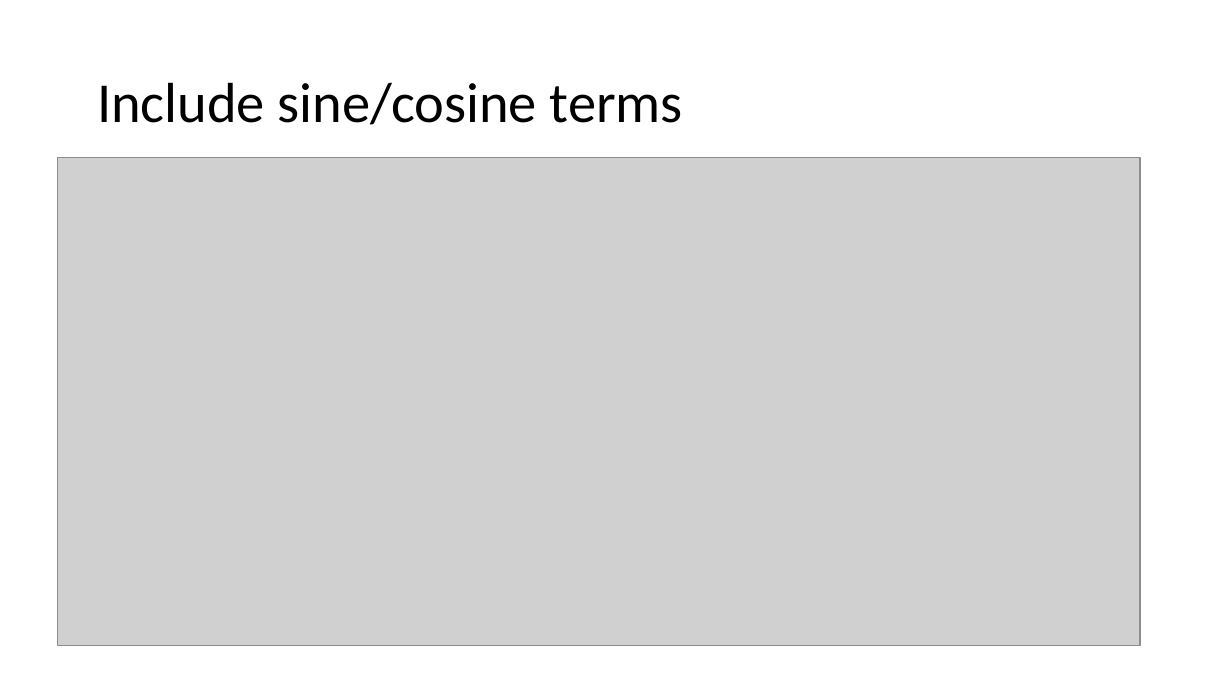
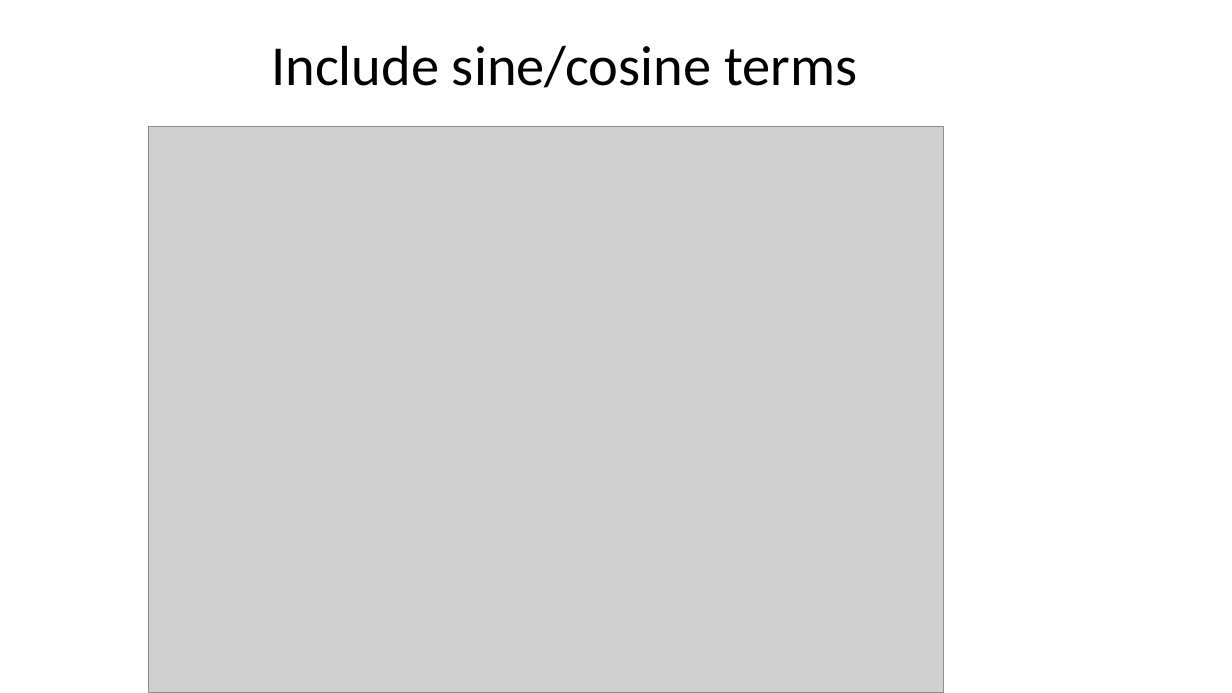
Before and after one commit to pengfeiliu371/EAS2655_S2023, a slide deck: slide 34 of slides/Week6.pptx (slide 33 before the commit). Drawn at 1232x693 pixels with LibreOffice and Linux fonts; fonts in the diff are those of the drawing; grey boxes stand for pictures. Boxes give left, top, right and bottom in pixels: in the first picture for what was removed or moved away, otherwise in the second. Text is boxed around its words. In the diff, an @@ line names an element or a change of style, - is before the commit and + after.

```diff
--- a/slides/Week6.pptx
+++ b/slides/Week6.pptx
@@ title "Include sine/cosine terms": place and size @@
-title "Include sine/cosine terms" at box(97, 82, 683, 125)
+title "Include sine/cosine terms" at box(271, 45, 857, 88)
@@ title "Include sine/cosine terms" at box(271, 45, 857, 88): alignment left to centre @@
@@ picture: place and size @@
-picture at box(58, 158, 1141, 646)
+picture at box(149, 127, 944, 693)
```
Also in this commit, not shown: 3 other slides changed, 1 slide added, 1 other file.
